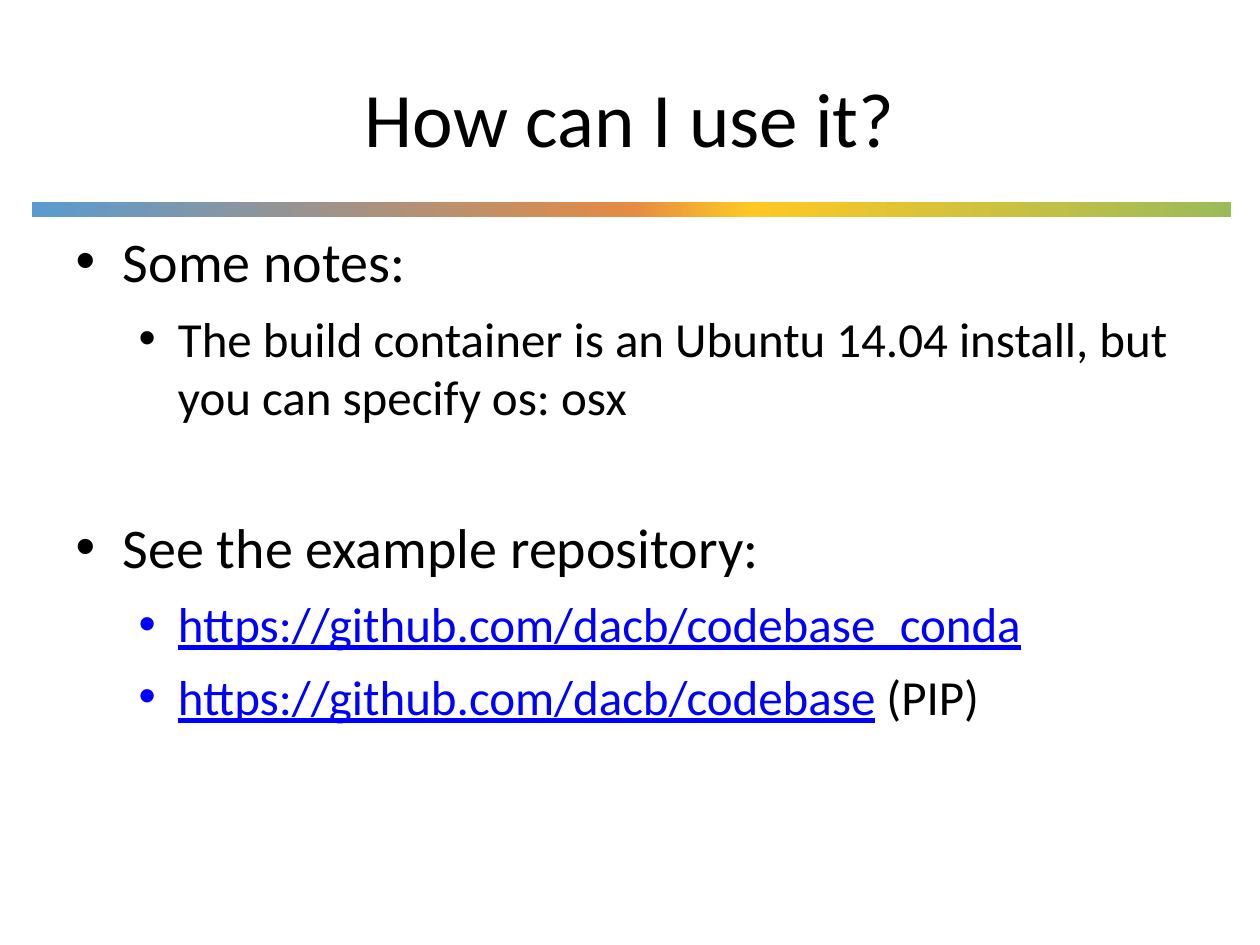
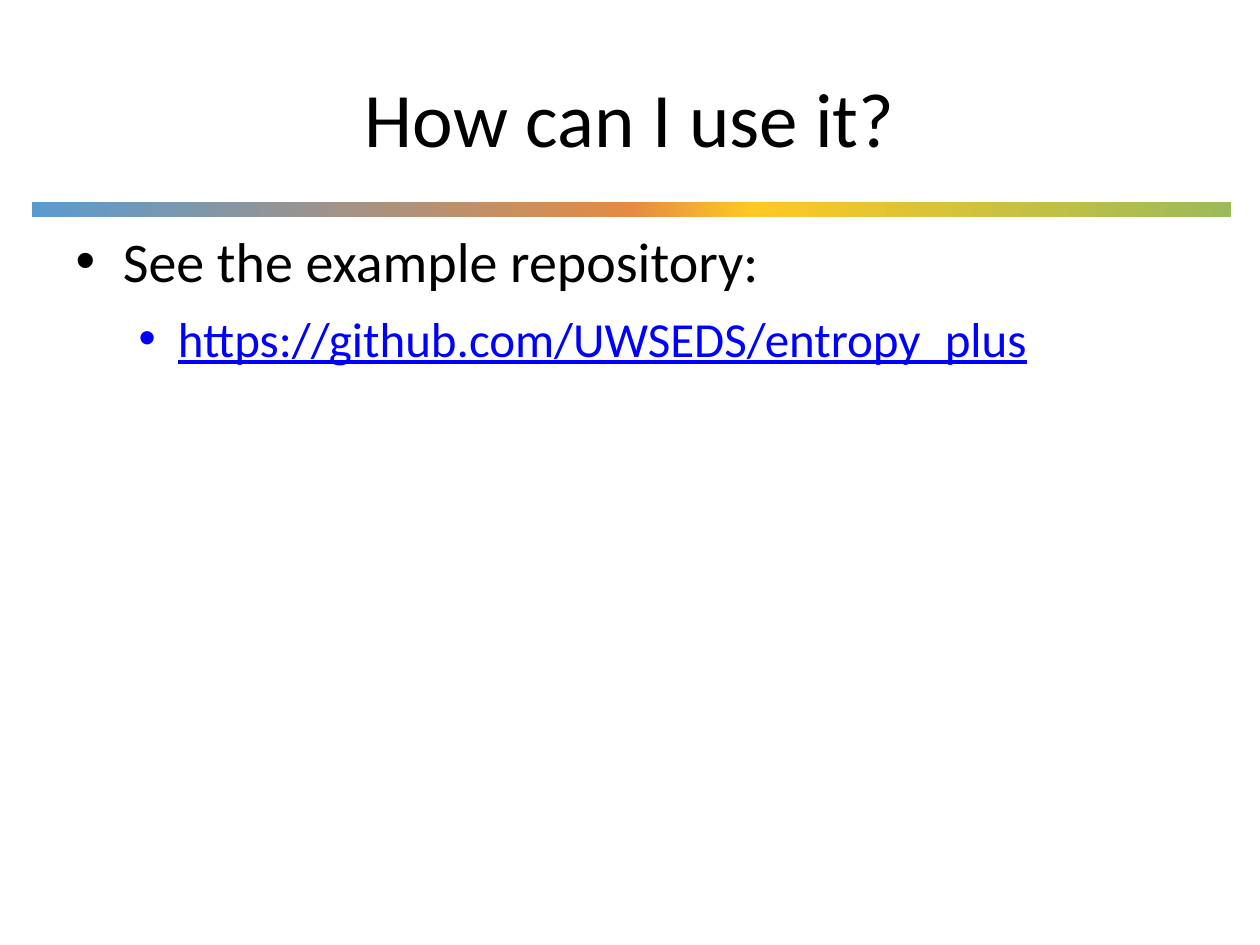
Before and after one commit to UWSEDS/lecture-materials, a slide deck: slide 12 of 10_virtual_envs_and_continuous_integration/continous_integration.pptx. Drawn at 1260x945 pixels with LibreOffice and Linux fonts; fonts in the diff are those of the drawing; background and template pictures are left out. Boxes give left, top, right and bottom in pixels: in the first picture for what was removed or moved away, otherwise in the second. Text is boxed around its words. In the diff, an @@ line names an element or a change of style, - is before the commit and + after.

Commit message:
update continuous integration slides

```diff
--- a/10_virtual_envs_and_continuous_integration/continous_integration.pptx
+++ b/10_virtual_envs_and_continuous_integration/continous_integration.pptx
@@ text at (123,245,1167,423): paragraphs removed @@
-• Some notes:
-  • The build container is an Ubuntu 14.04 install, but you can specify os: osx
@@ text at (178,323,1027,366): text changed @@
-  • https://github.com/dacb/codebase_conda
-  • https://github.com/dacb/codebase (PIP)
+  • https://github.com/UWSEDS/entropy_plus
```
